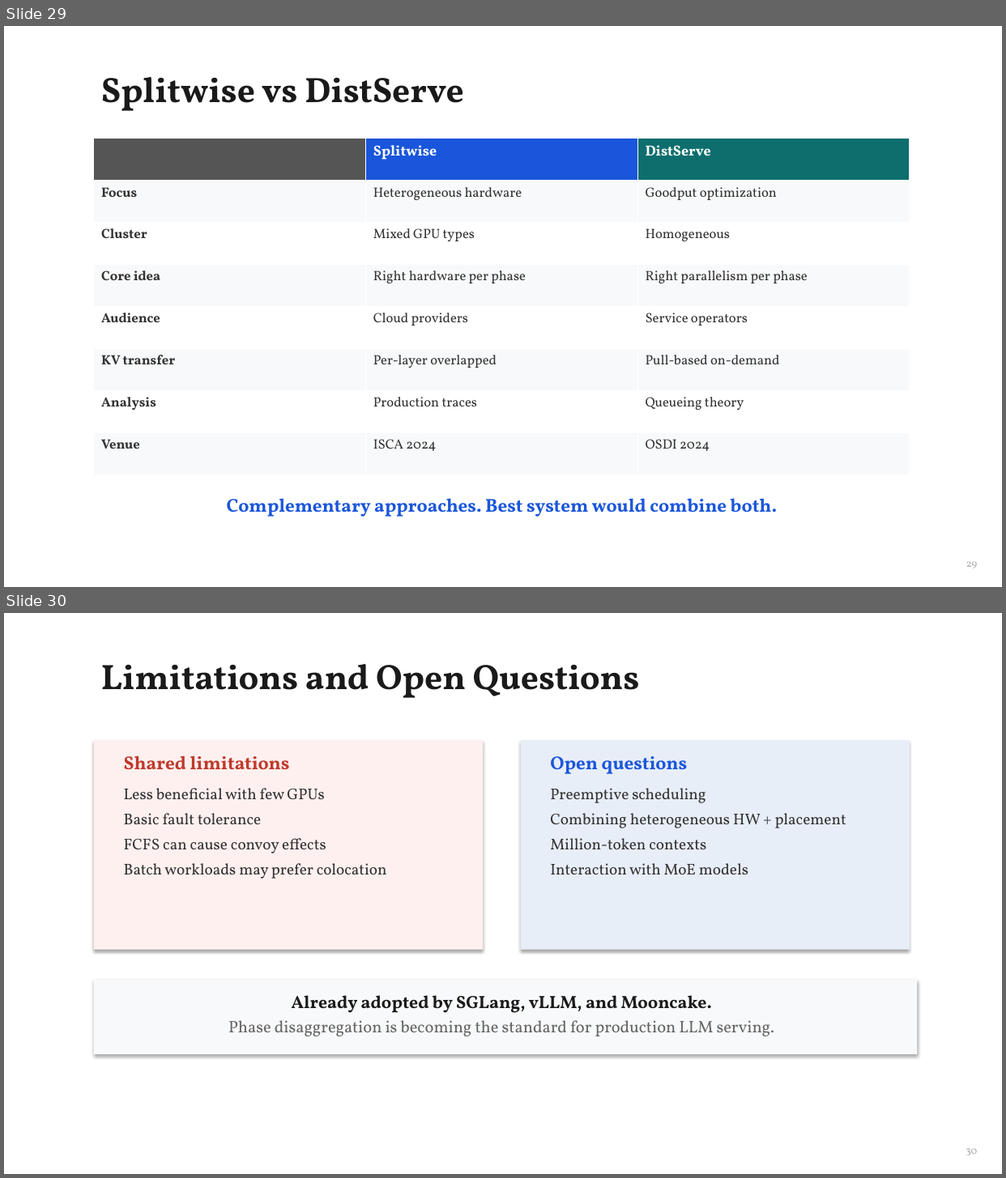
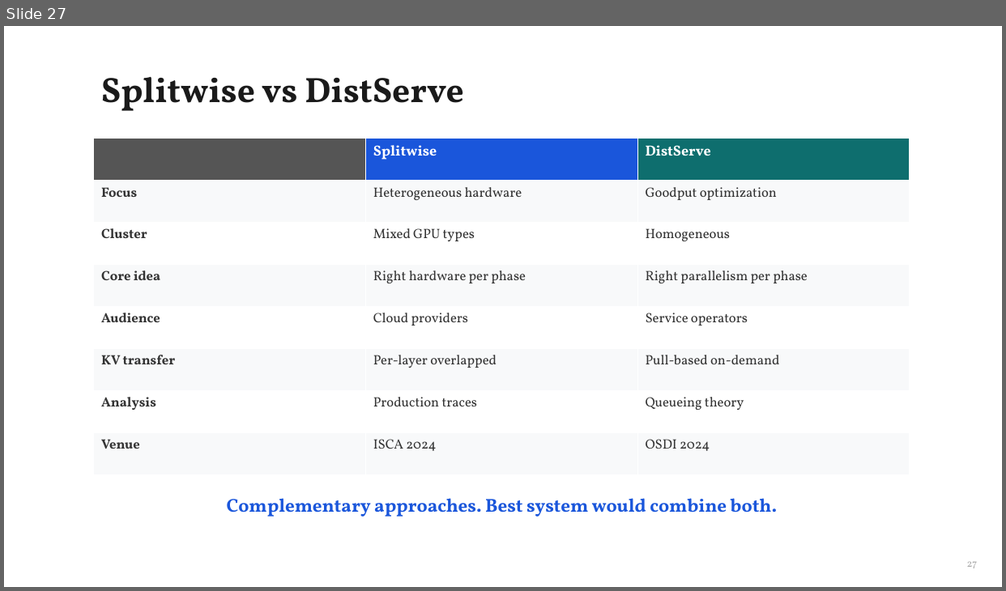
Before and after one commit to beratcelik1/llm-inference-phase-disaggregation, a slide deck: presentation/Phase_Disaggregation_LLM_Inference.pptx. Shown one above the other, each under a label of ours: slides 29 and 30 before the commit, slide 27 after it. The pictures are 1006x1178 and 1006x591 pixels, drawn with LibreOffice and Linux fonts; fonts in the diff are those of the drawing. Boxes give left, top, right and bottom in pixels: in the first picture for what was removed or moved away, otherwise in the second. Text is boxed around its words. In the diff, an @@ line names an element or a change of style, - is before the commit and + after.

```diff
--- a/presentation/Phase_Disaggregation_LLM_Inference.pptx
+++ b/presentation/Phase_Disaggregation_LLM_Inference.pptx
@@ slide 30 removed at [4, 613, 1002, 1174], background #FFFFFF @@
@@ text removed at [101, 664, 640, 698] @@
-Limitations and Open Questions
@@ rectangle removed at [94, 740, 484, 950] @@
@@ text removed at [124, 756, 387, 879] @@
-Shared limitations
-Less beneficial with few GPUs
-Basic fault tolerance
-FCFS can cause convoy effects
-Batch workloads may prefer colocation
@@ rectangle removed at [521, 740, 910, 950] @@
@@ text removed at [550, 756, 846, 875] @@
-Open questions
-Preemptive scheduling
-Combining heterogeneous HW + placement
-Million-token contexts
-Interaction with MoE models
@@ rectangle removed at [94, 980, 918, 1054] @@
@@ text removed at [228, 995, 774, 1037] @@
-Already adopted by SGLang, vLLM, and Mooncake.
-Phase disaggregation is becoming the standard for production LLM serving.
@@ text removed at [965, 1149, 977, 1156] @@
-30
@@ what was slide 29 is now slide 27 @@
@@ slide 27 changed as well @@
@@ text at [967, 562, 978, 569]: text changed @@
-29
+27
```
Also in this commit, not shown: 21 other slides changed, 2 slides added, 5 other slides removed, 6 other files.
